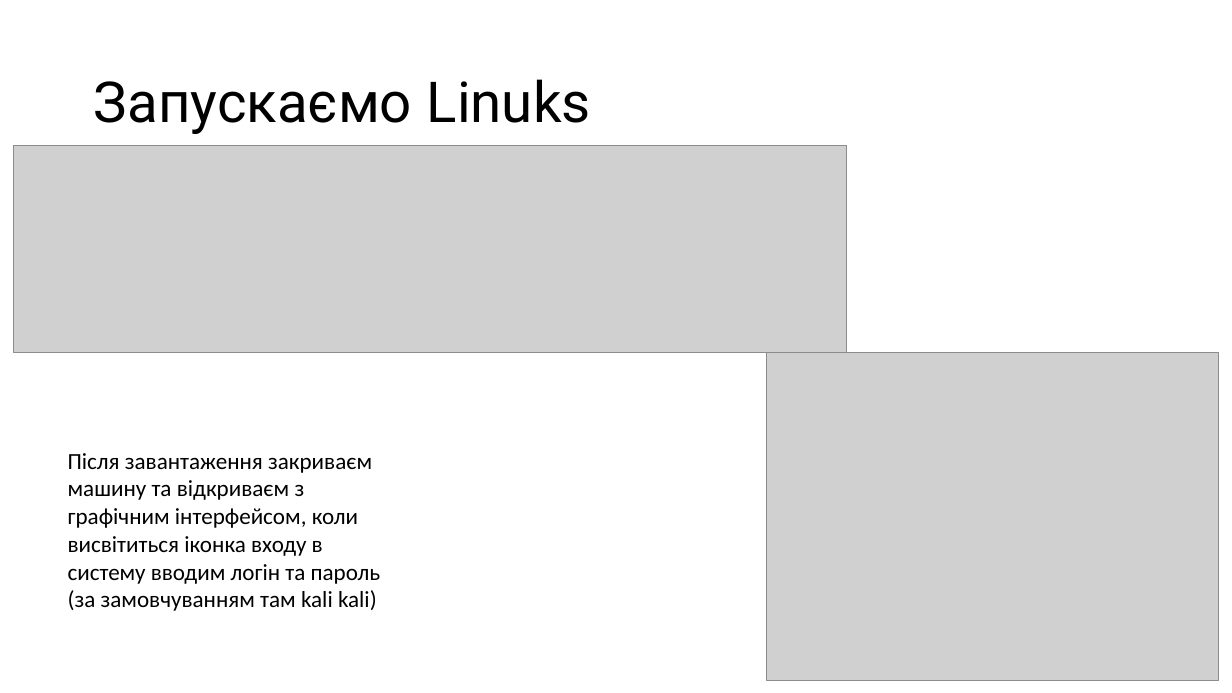
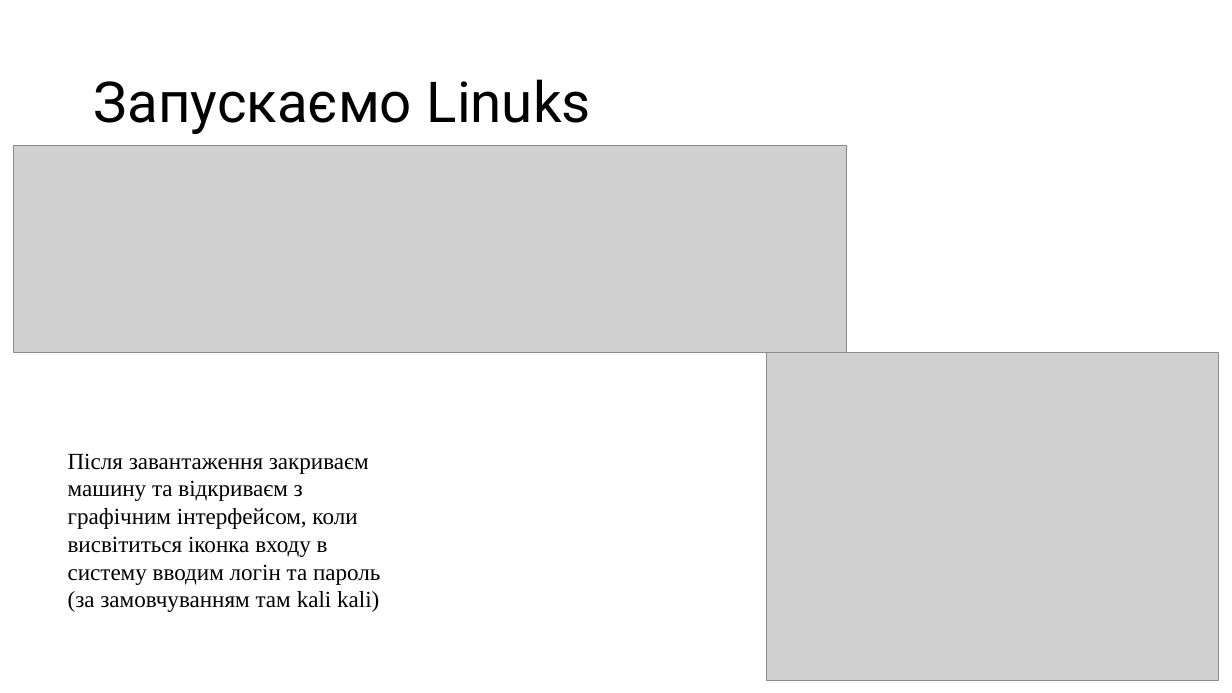
Before and after one commit to Teramar1/VelikieBomji, a slide deck: slide 7 of WorkCase2.pptx. Drawn at 1232x693 pixels with LibreOffice and Linux fonts; fonts in the diff are those of the drawing; grey boxes stand for pictures. Boxes give left, top, right and bottom in pixels: in the first picture for what was removed or moved away, otherwise in the second. Text is boxed around its words. In the diff, an @@ line names an element or a change of style, - is before the commit and + after.

```diff
--- a/WorkCase2.pptx
+++ b/WorkCase2.pptx
@@ text "Після завантаження закриваєм машину та ..." at <box>68,453,380,612</box>: font Calibri to Times New Roman @@
```
Also in this commit, not shown: 1 other slide changed, 5 slides added, 1 slide removed.
